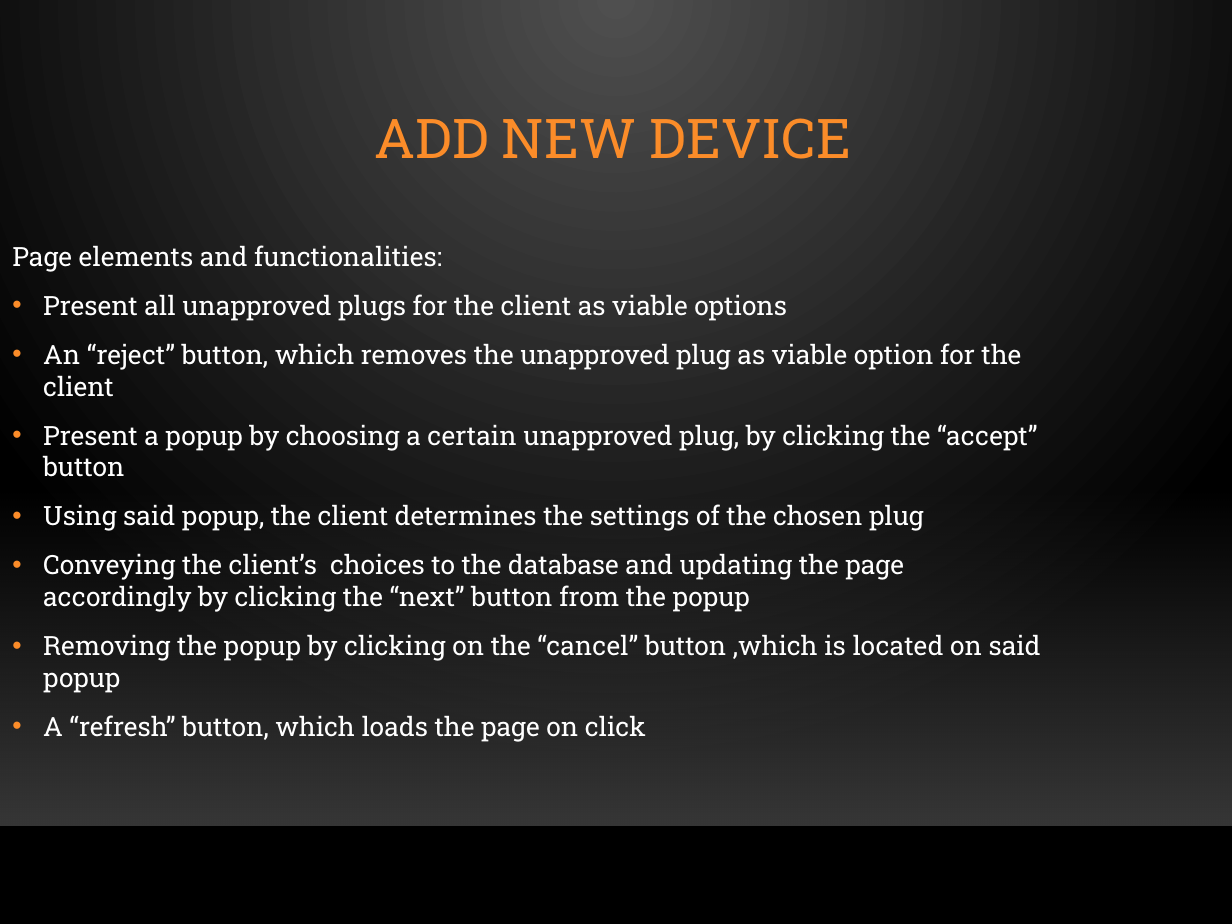
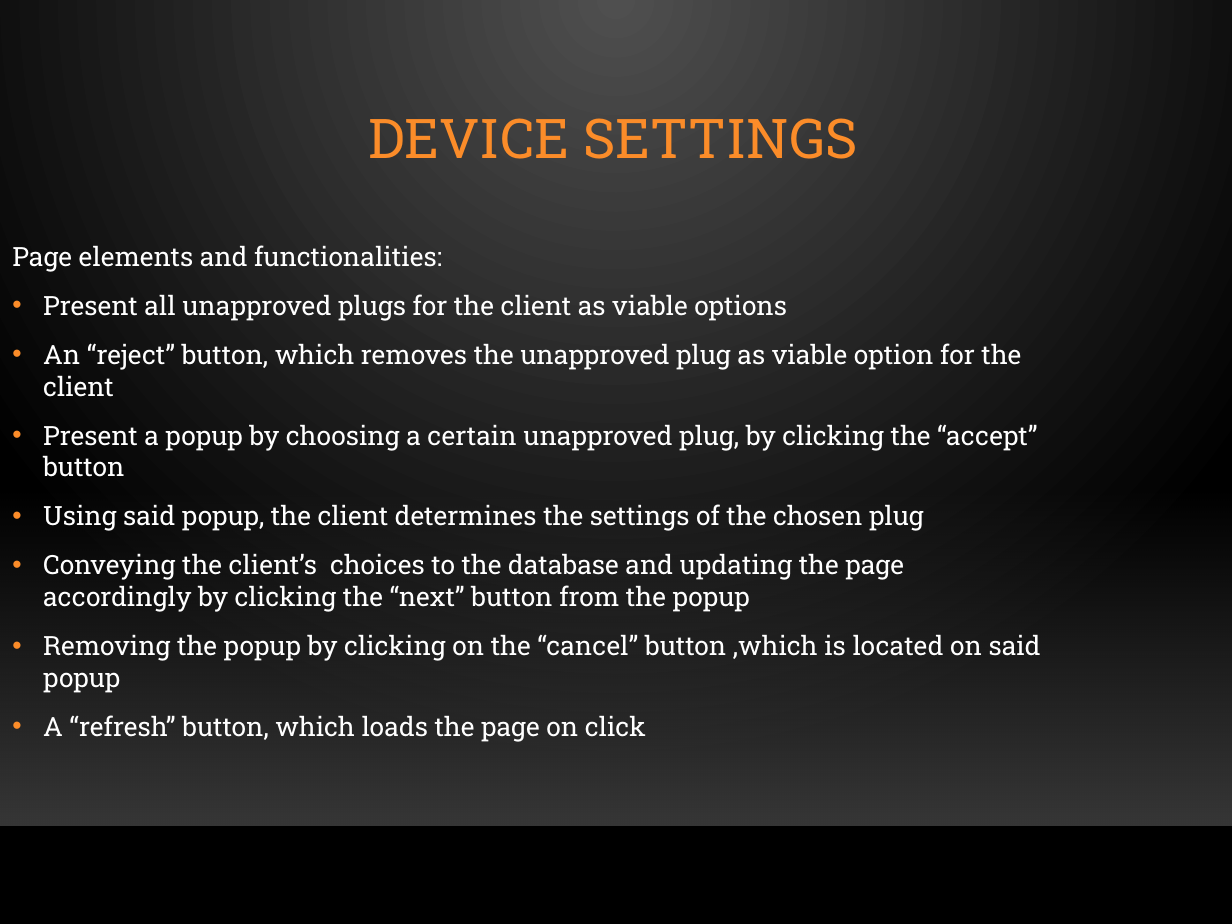
Before and after one commit to Aviel212/SmartSwitch, a slide deck: slide 17 of Project Submission/Presentation/Full Presentation.pptx (slide 15 before the commit). Drawn at 1232x924 pixels with LibreOffice and Linux fonts; fonts in the diff are those of the drawing; background and template pictures are left out. Boxes give left, top, right and bottom in pixels: in the first picture for what was removed or moved away, otherwise in the second. Text is boxed around its words. In the diff, an @@ line names an element or a change of style, - is before the commit and + after.

```diff
--- a/Project Submission/Presentation/Full Presentation.pptx
+++ b/Project Submission/Presentation/Full Presentation.pptx
@@ text at bbox=[368, 118, 857, 159]: text changed @@
-ADD NEW DEVICE
+DEVICE SETTINGS
```
Also in this commit, not shown: 3 other slides changed, 2 slides added.
